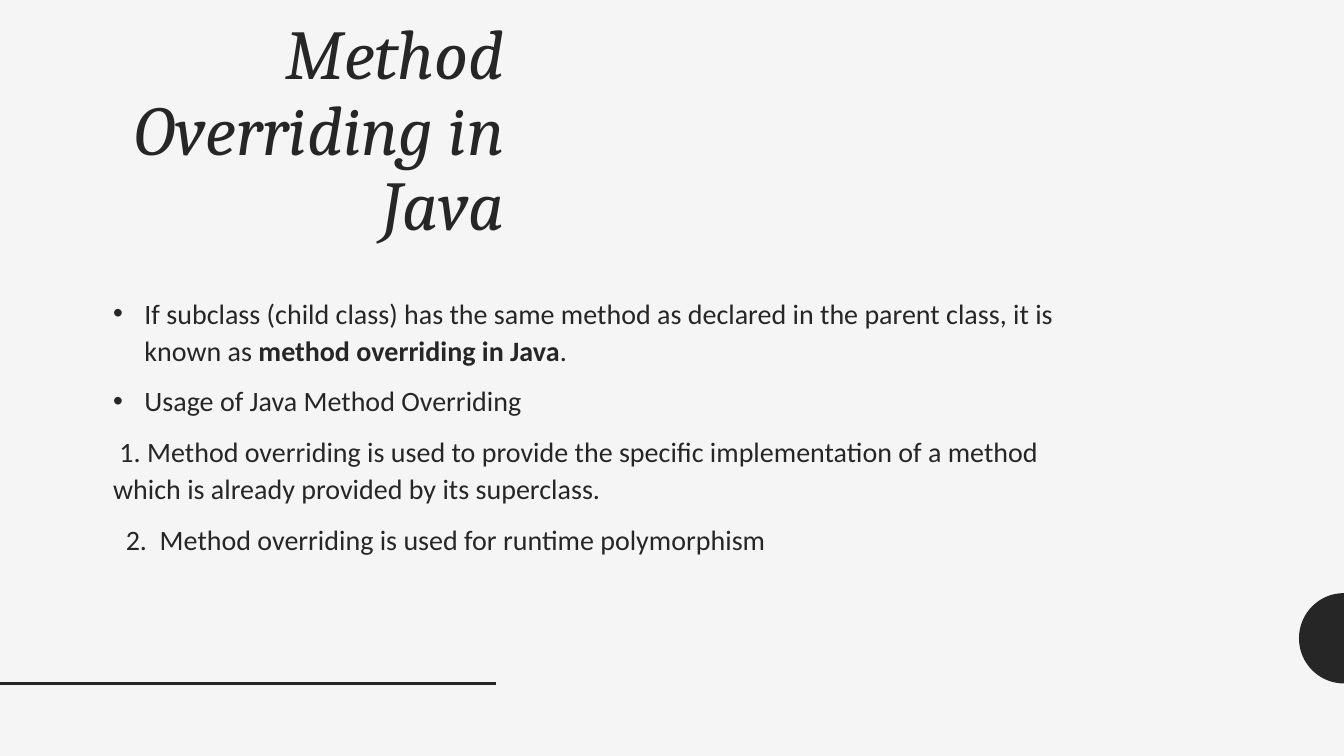
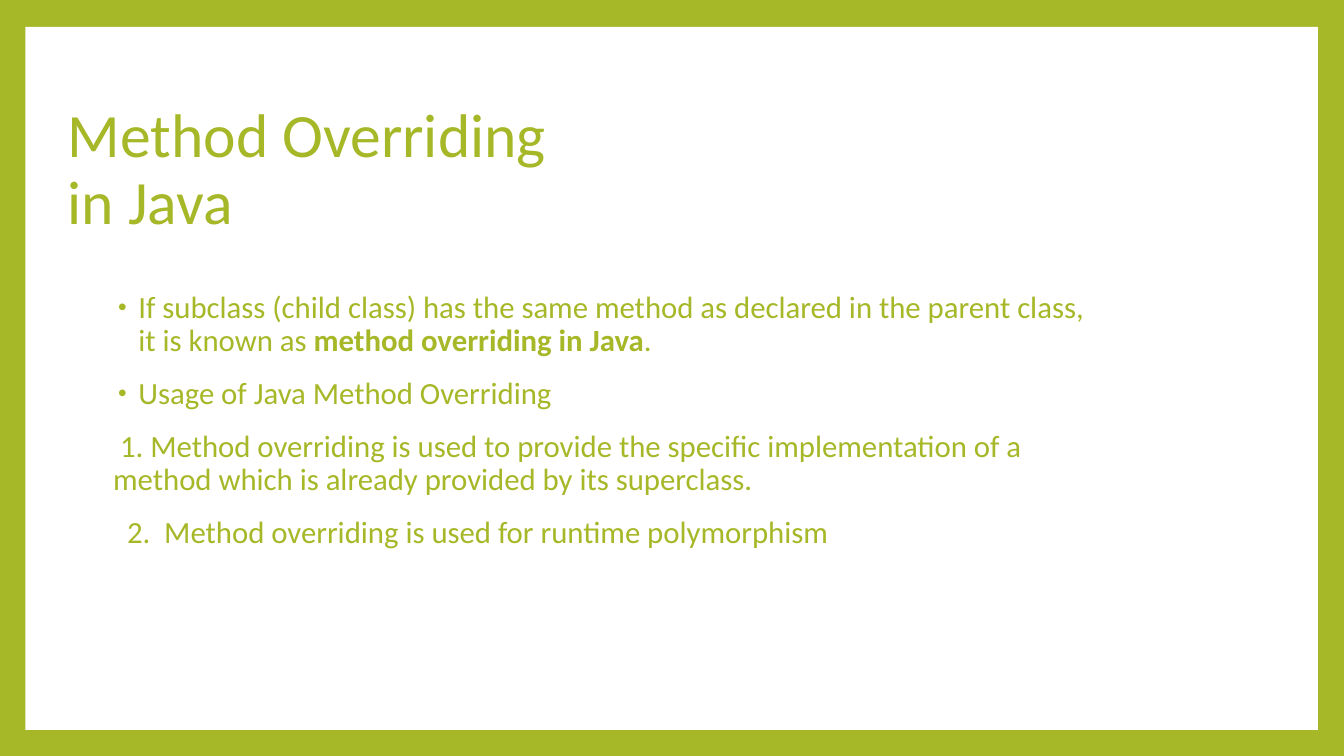
Before and after one commit to ramimhossain12/Java-Programming-Tutorial-OOP-Exercises, a slide deck: slide 9 of java tutarial for OOP/polymorphism.pptx. Drawn at 1344x756 pixels with LibreOffice and Linux fonts; fonts in the diff are those of the drawing. Boxes give left, top, right and bottom in pixels: in the first picture for what was removed or moved away, otherwise in the second. Text is boxed around its words. In the diff, an @@ line names an element or a change of style, - is before the commit and + after.

Commit message:
theme change polymorphism

```diff
--- a/java tutarial for OOP/polymorphism.pptx
+++ b/java tutarial for OOP/polymorphism.pptx
@@ background #F5F5F5 to #A6B727 @@
@@ rectangle added at box(25, 27, 1318, 730), fill #FFFFFF @@
@@ title "Method Overriding in Java": place and size @@
-title "Method Overriding in Java" at box(134, 30, 505, 242)
+title "Method Overriding in Java" at box(68, 114, 545, 225)
@@ title "Method Overriding in Java" at box(68, 114, 545, 225): size 50 to 44 pt, font Cambria to Calibri, text colour #262626 to #A6B727, italic off; alignment right to left; vertical alignment top to middle @@
@@ text "If subclass (child class) has ..." at box(113, 295, 1083, 549): size 20 to 22 pt, text colour #262626 to #A6B727; indent changed; line spacing 1.12 to 0.9; more space between paragraphs @@
@@ freeform shape removed at box(1300, 593, 1344, 684) @@
@@ line removed from (0, 684) to (496, 684) @@
```
Also in this commit, not shown: 24 other slides changed, 1 slide added, 1 slide removed.
